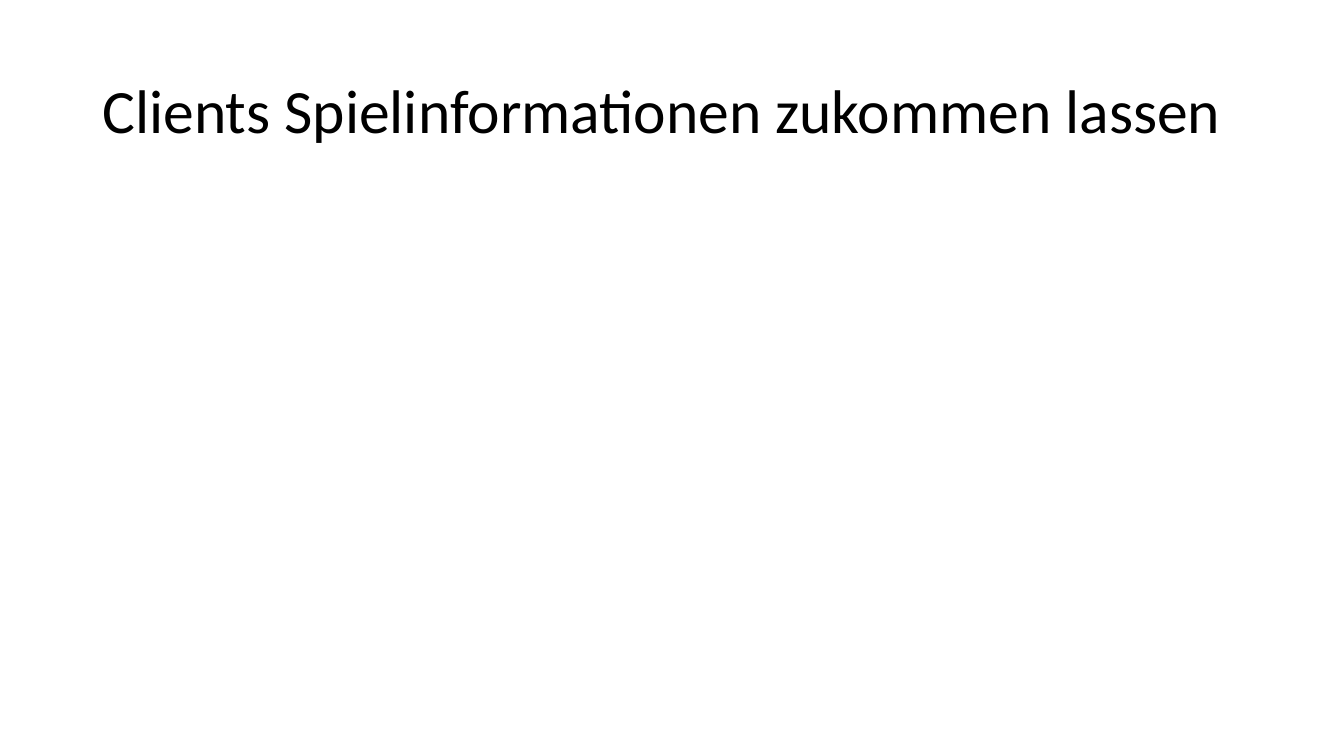
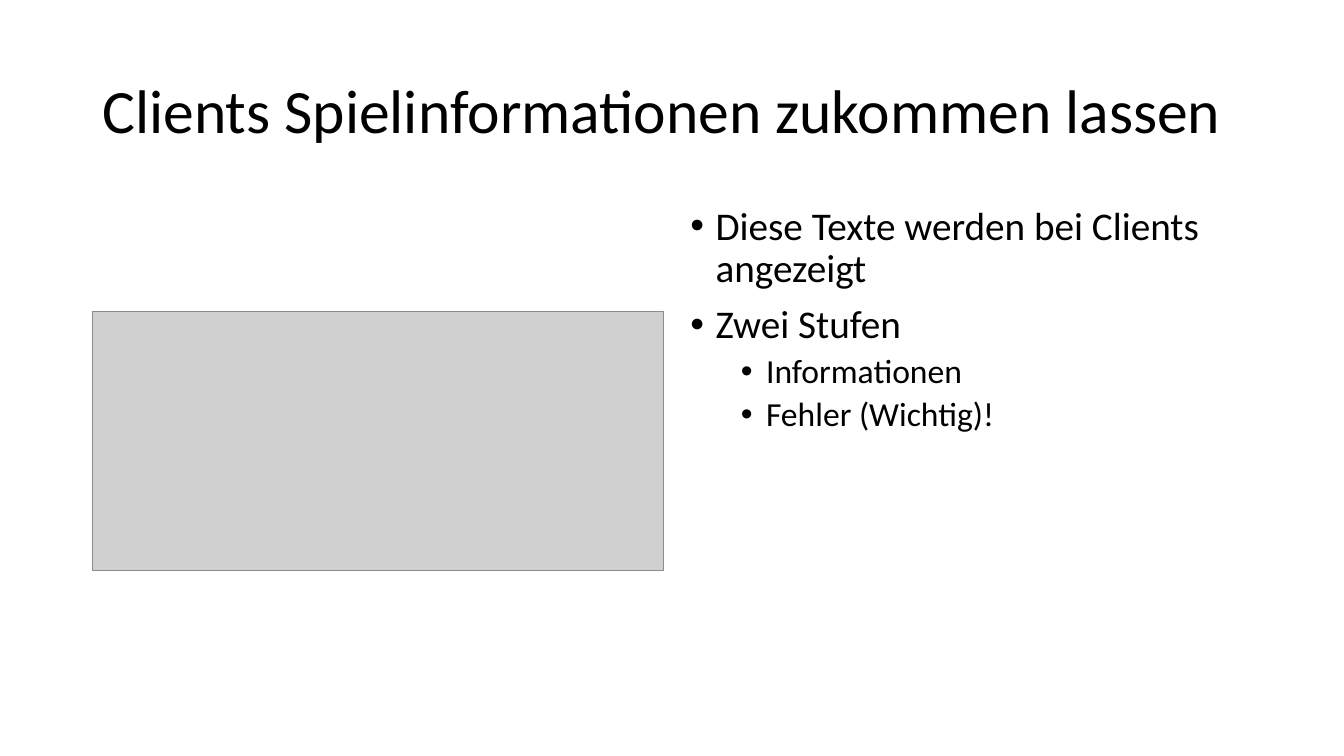
Before and after one commit to Toixinhell/Versteckies, a slide deck: slide 14 of Fangies.pptx (slide 13 before the commit). Drawn at 1344x756 pixels with LibreOffice and Linux fonts; fonts in the diff are those of the drawing; grey boxes stand for pictures. Boxes give left, top, right and bottom in pixels: in the first picture for what was removed or moved away, otherwise in the second. Text is boxed around its words. In the diff, an @@ line names an element or a change of style, - is before the commit and + after.

```diff
--- a/Fangies.pptx
+++ b/Fangies.pptx
@@ text added at (716, 212, 1199, 432), 28 pt, text #000000 @@
+• Diese Texte werden bei Clients angezeigt
+• Zwei Stufen
+  • Informationen
+  • Fehler (Wichtig)!
@@ picture added at (93, 312, 664, 570) @@
```
Also in this commit, not shown: 1 other slide changed, 3 slides added, 2 slides removed.
